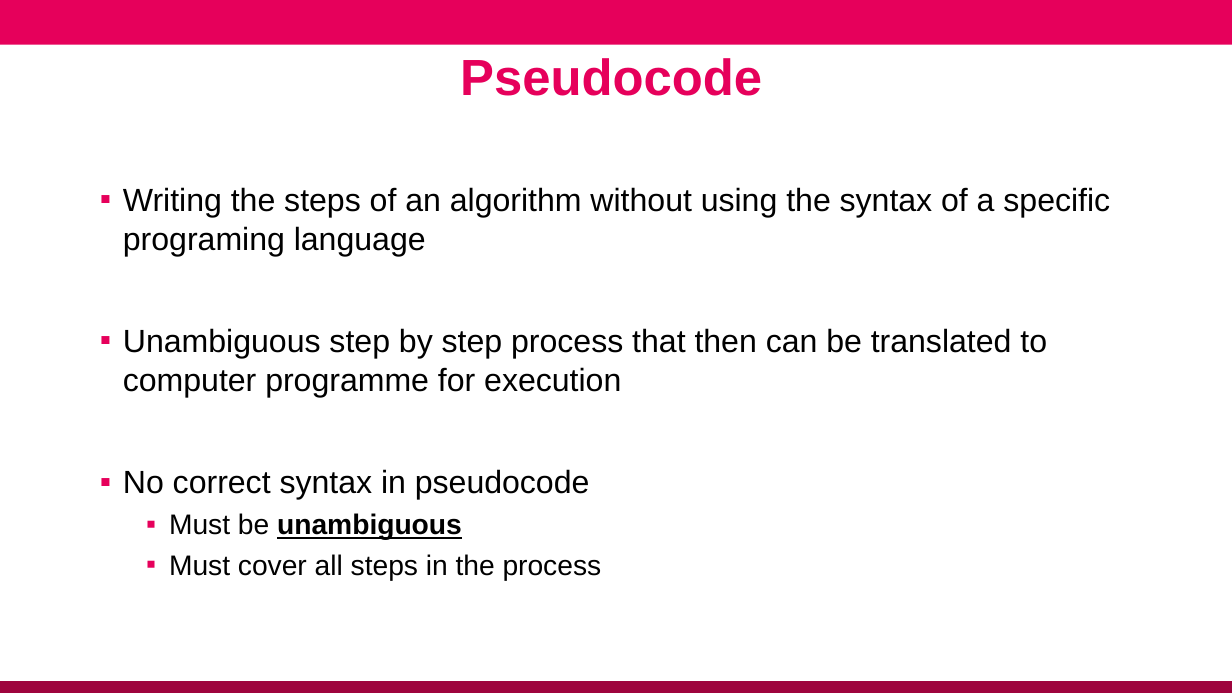
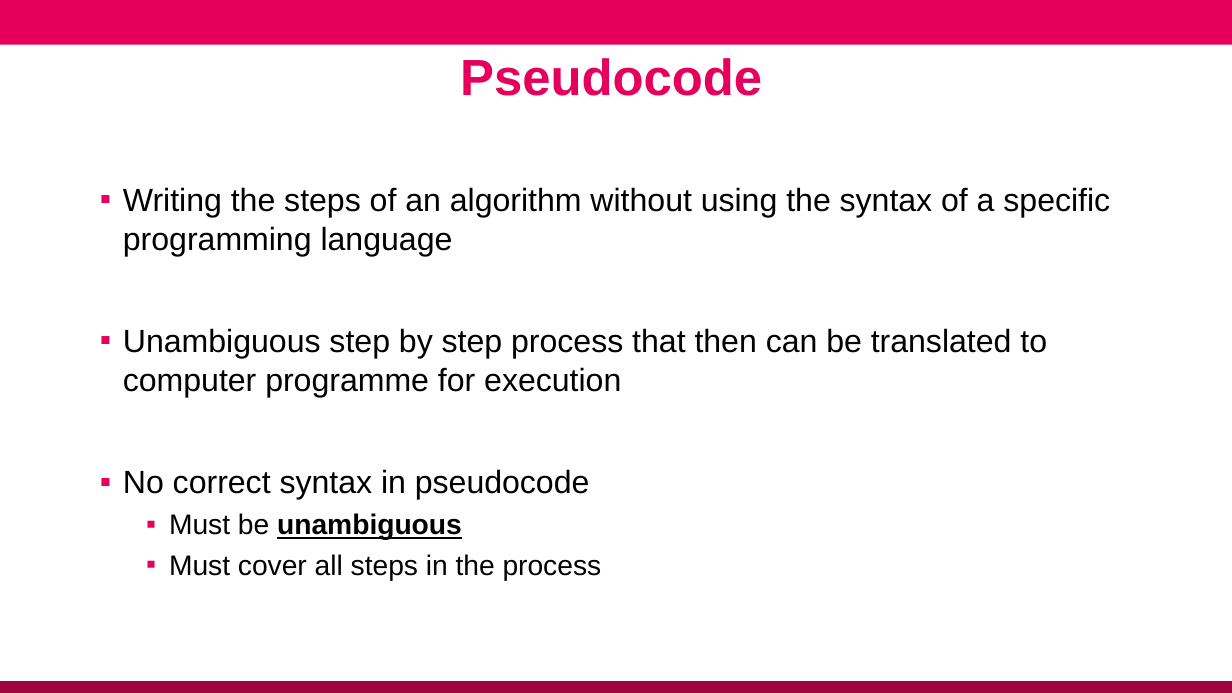
Before and after one commit to conmeehan/conmeehan.github.io, a slide deck: slide 21 of PathogenDataCourse/SlideSets/ConceptsInComputerProgramming.pptx. Drawn at 1232x693 pixels with LibreOffice and Linux fonts; fonts in the diff are those of the drawing; background and template pictures are left out. Boxes give left, top, right and bottom in pixels: in the first picture for what was removed or moved away, otherwise in the second. Text is boxed around its words. In the diff, an @@ line names an element or a change of style, - is before the commit and + after.

```diff
--- a/PathogenDataCourse/SlideSets/ConceptsInComputerProgramming.pptx
+++ b/PathogenDataCourse/SlideSets/ConceptsInComputerProgramming.pptx
@@ text at [123, 187, 1110, 256]: text changed @@
-▪ Writing the steps of an algorithm without using the syntax of a specific programing language
+▪ Writing the steps of an algorithm without using the syntax of a specific programming language
```
Also in this commit, not shown: 3 other slides changed, 1 slide added, 1 slide removed, 3 other files.
